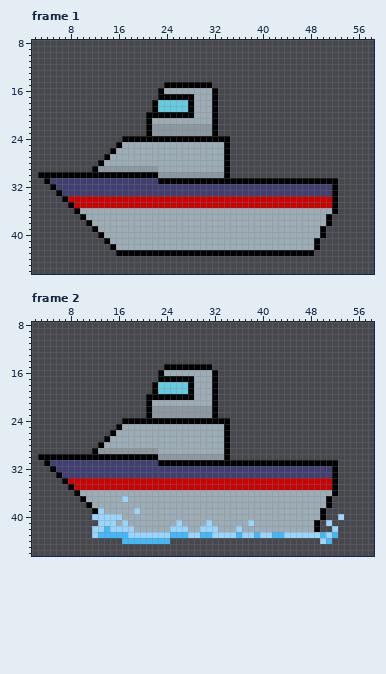
Two versions of one pixel-art file, assets/sprites/boat.aseprite. The first picture shows the starting point.
64x64 pixels, 7 frames. Shown: frame 1: x 2..58, y 8..46; frame 2: x 2..58, y 8..46. The commit also changed other frames, which this record leaves out.
Once edited:
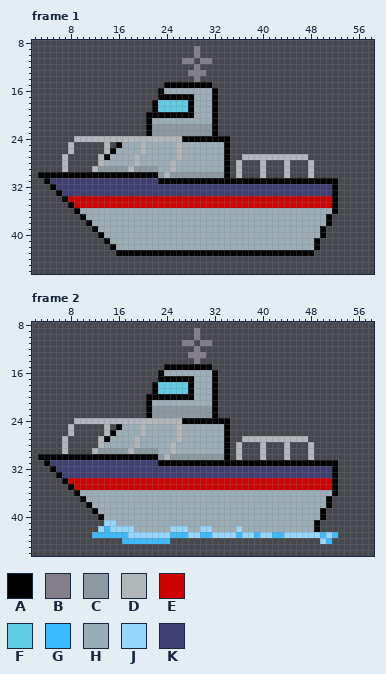
Palette (. is transparent): A #000000  B #847e87  C #8d99a0  D #b2b7ba  E #cf0000  F #5fcde4  G #3bbbff  H #9badb7  J #96d6ff  K #3f3f74
The author wrote: Boat speed store item
Difference:
layer "Move" now hidden
Frame 1, layer "Idle":
Colour B is added in rows 9 to 10 at x 29; in row 11 at x 27 to 28 and 30 to 31; in row 12 at x 29; in row 13 at x 28 to 30; in row 14 at x 29.
Colour D is added in row 24 at x 9 to 16; in rows 25 to 26 at x 8 and 14; in row 27 at x 7, 13 and 37 to 47; in rows 28 to 29 at x 7, 36, 40, 44 and 48; in row 30 at x 36, 40, 44 and 48.
Colour D replaces colour A in row 24 at x 17 to 26; in row 28 at x 13; in row 29 at x 12.
Colour D replaces colour C in row 29 at x 18; in row 30 at x 24.
Colour D replaces colour H in rows 25 to 26 at x 20 and 26; in row 27 at x 19 and 26; in row 28 at x 19 and 25; in row 29 at x 25.
Frame 2:
Colour A replaces colour J in row 40 at x 13.
Colour B is added in rows 9 to 10 at x 29; in row 11 at x 27 to 28 and 30 to 31; in row 12 at x 29; in row 13 at x 28 to 30; in row 14 at x 29.
Colour D is added in row 24 at x 9 to 16; in rows 25 to 26 at x 8 and 14; in row 27 at x 7, 13 and 37 to 47; in rows 28 to 29 at x 7, 36, 40, 44 and 48; in row 30 at x 36, 40, 44 and 48.
Colour D replaces colour A in row 24 at x 17 to 26; in row 28 at x 13; in row 29 at x 12.
Colour D replaces colour C in row 29 at x 18; in row 30 at x 24.
Colour D replaces colour H in rows 25 to 26 at x 20 and 26; in row 27 at x 19 and 26; in row 28 at x 19 and 25; in row 29 at x 25.
Colour G replaces colour J in row 43 at x 12.
Colour H replaces colour J in row 37 at x 17; in row 39 at x 13 and 19; in row 40 at x 14 to 16; in row 41 at x 17, 26, 31 and 38; in row 42 at x 32.
The edit erases colour J in row 40 at x 12 and 53; in row 41 at x 13 and 51; in row 42 at x 12 and 52.
